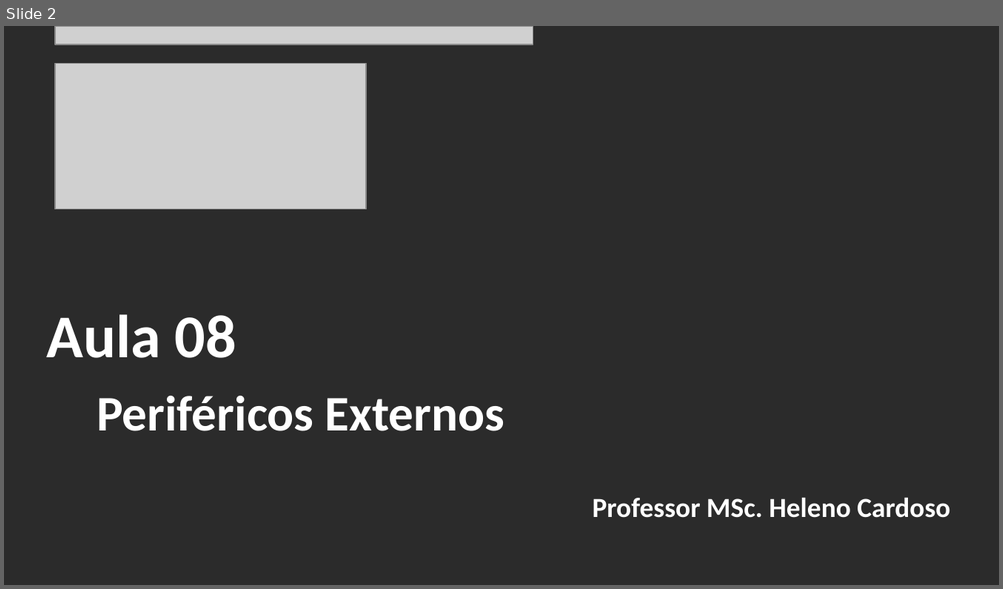
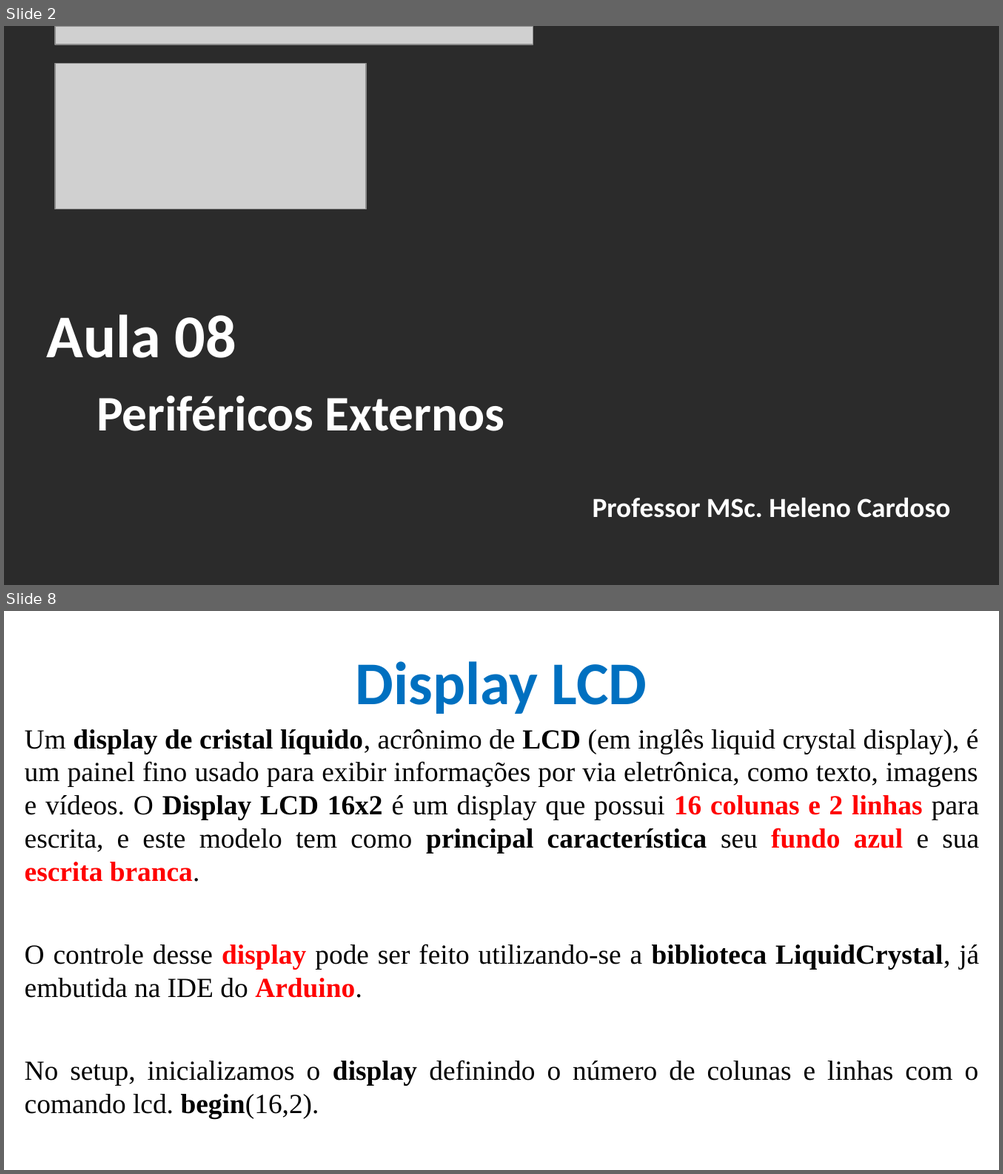
Before and after one commit to CloudEducationBrazil/WydenArea1ProgramacaoMicrocontroladores, a slide deck: 01 Classes/Aula 08 - Programação Microcontroladores - Periféricos Externos- Mostradores e Interrupções.pptx. Shown one above the other, each under a label of ours: slide 2 before the commit, slides 2 and 8 after it; the slides between them are not shown. The pictures are 1003x589 and 1003x1174 pixels, drawn with LibreOffice and Linux fonts; fonts in the diff are those of the drawing; grey boxes stand for pictures; background and template pictures are left out; a plain dark background stands for a picture behind light text. Boxes give left, top, right and bottom in pixels: in the first picture for what was removed or moved away, otherwise in the second. Text is boxed around its words. In the diff, an @@ line names an element or a change of style, - is before the commit and + after.

```diff
--- a/01 Classes/Aula 08 - Programação Microcontroladores - Periféricos Externos- Mostradores e Interrupções.pptx
+++ b/01 Classes/Aula 08 - Programação Microcontroladores - Periféricos Externos- Mostradores e Interrupções.pptx
@@ slide 8 added at [4, 611, 999, 1170], background picture (left out) @@
@@ title added at [356, 661, 647, 714], 44 pt, text #0070C0, bold @@
+Display LCD
@@ text added at [25, 729, 979, 1119], 20 pt, text #000000 @@
+Um display de cristal líquido, acrônimo de LCD (em inglês liquid crystal display), é um painel fino usado para exibir informações por via eletrônica, como texto, imagens e vídeos. O Display LCD 16x2 é um display que possui 16 colunas e 2 linhas para escrita, e este modelo tem como principal característica seu fundo azul e sua escrita branca.
+O controle desse display pode ser feito utilizando-se a biblioteca LiquidCrystal, já embutida na IDE do Arduino.
+No setup, inicializamos o display definindo o número de colunas e linhas com o comando lcd. begin(16,2).
```
Also in this commit, not shown: 6 slides changed, 13 other slides added, 4 other files.
